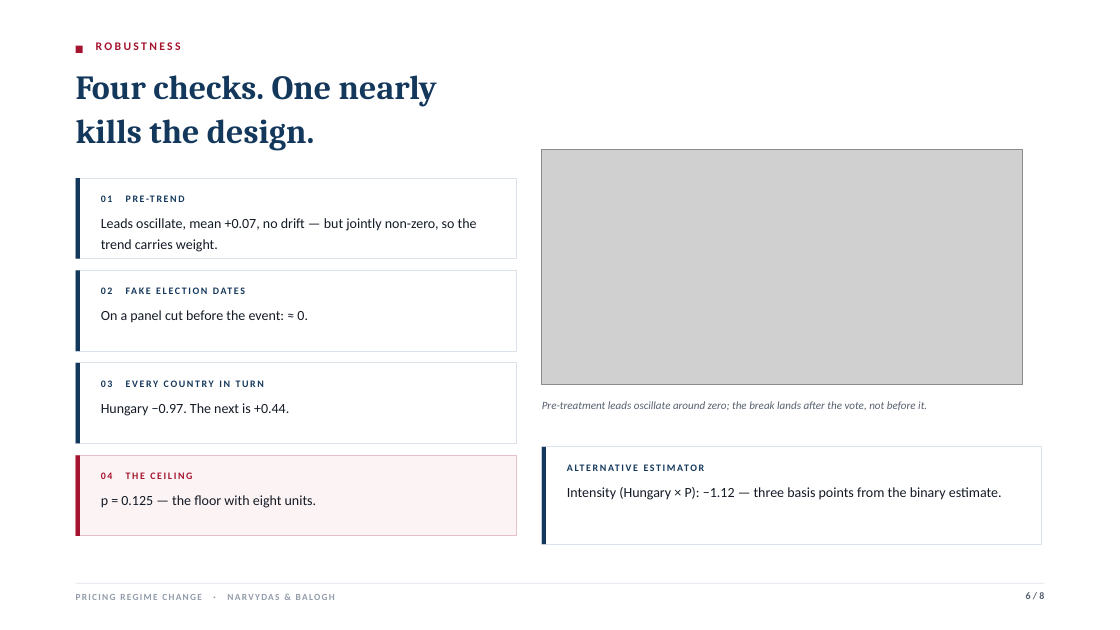
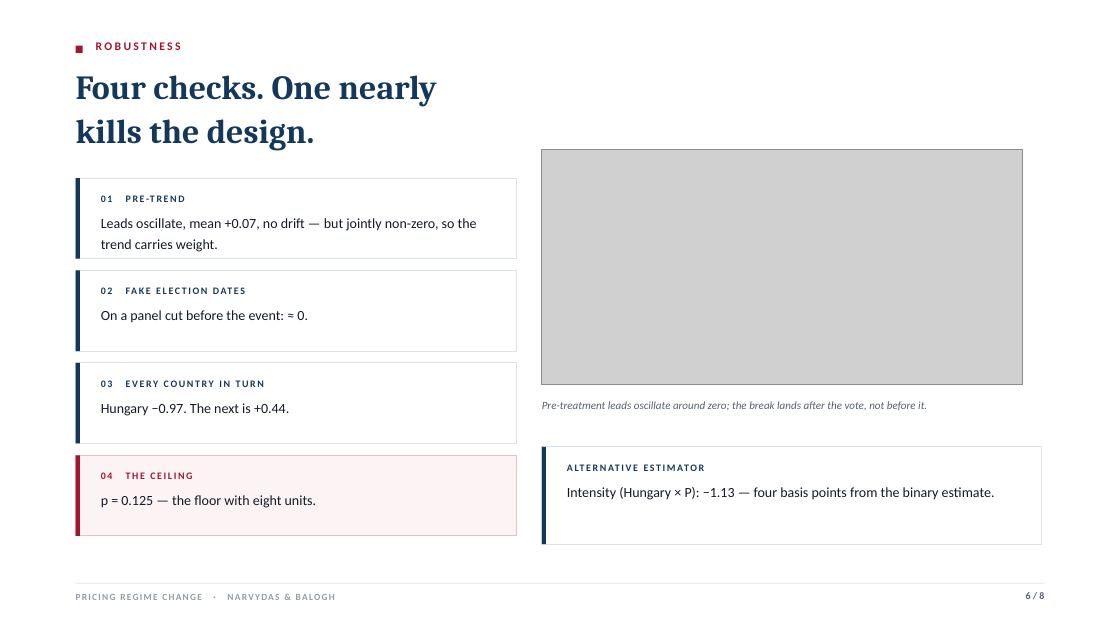
Before and after one commit to jokubasv0/finance-rdd, a slide deck: slide 6 of out/Pricing_Regime_Change.pptx. Drawn at 1120x630 pixels with LibreOffice and Linux fonts; fonts in the diff are those of the drawing; grey boxes stand for pictures. Boxes give left, top, right and bottom in pixels: in the first picture for what was removed or moved away, otherwise in the second. Text is boxed around its words. In the diff, an @@ line names an element or a change of style, - is before the commit and + after.

```diff
--- a/out/Pricing_Regime_Change.pptx
+++ b/out/Pricing_Regime_Change.pptx
@@ text at (567, 487, 995, 500): text changed @@
-Intensity (Hungary × P): −1.12 — three basis points from the binary estimate.
+Intensity (Hungary × P): −1.13 — four basis points from the binary estimate.
```
Also in this commit, not shown: 3 other slides changed, 15 other files.
